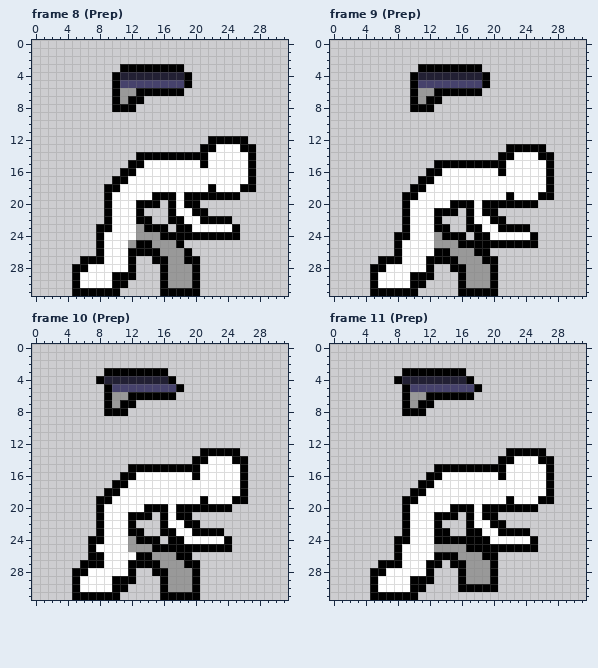
Pixel-art file -- shoot/Sprites/Wrestler/Wrestler.aseprite. Above is the file before it was changed.
32x32 pixels, 54 frames. Shown: frame 8 (Prep), frame 9 (Prep), frame 10 (Prep), frame 11 (Prep). The commit also changed other frames, which this record leaves out.
Now the later version:
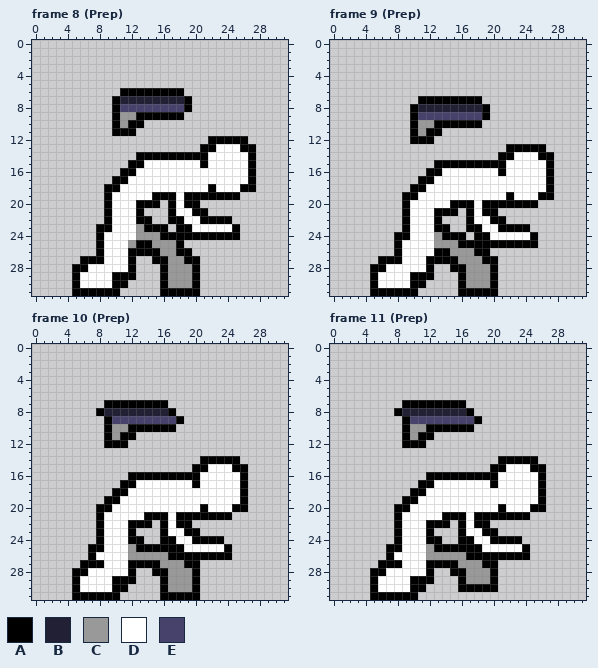
Palette (. is transparent): A #000000  B #222034  C #999999  D #ffffff  E #46426c
Edits made:
Changed rows in their new state; - is an unchanged pixel.
Frame 8 (Prep), layer "Layer":
first column x 10:
 3 -........-
 4 ..........
 5 ..........
 6 .AA-------
 7 -BBBBBBBBA
 8 -EEEEEEEEA
 9 ACCAAAAAA-
10 ACAA------
11 AAA-------
first column x 18:
26 A
Frame 9 (Prep), layer "Layer":
first column x 10:
 3 -........-
 4 ..........
 5 ..........
 6 .........-
 7 .A--AAAAA-
 8 -BBBBBBBBA
 9 AEEEEEEEEA
10 ACCAAAAAA-
11 ACAA------
12 AAA-------
Frame 10 (Prep), layer "Layer":
first column x 7:
 3 --........----------
 4 -..........---------
 5 --..........--------
 6 --.........---------
 7 ---A--AAAA----------
 8 -ABBBBBBBBA---------
 9 --AEEEEEEEEA--------
10 --ACCAAAAAA---------
11 --ACAA--------------
12 --AAA---------------
13 --------------.....-
14 -------------.-AAA-.
15 -----........-A---A-
16 ----.-AAAAAAA-------
17 ---.-A-------A------
18 --.-A---------------
19 -.-A----------D---D-
20 --A----DDD-DDD-DDDAA
21 -----DD-A----AAAAA--
22 ------AA---A-.------
23 ------.---D-A-...---
24 .----A-..A-D-AAAA.--
25 -A----AA----DDDDD---
26 -D---CCC--A--AAAAA--
Frame 11 (Prep), layer "Layer":
first column x 7:
 3 --........-----------
 4 -..........----------
 5 --..........---------
 6 --.........----------
 7 ---A--AAAA-----------
 8 -ABBBBBBBBA----------
 9 --AEEEEEEEEA---------
10 --ACCAAAAAA----------
11 --ACAA---------------
12 --AAA----------------
13 ---------------.....-
14 ----------------AAA..
15 ------.......-----AA.
16 -------AAAAAAAD----A.
17 -------------A-----A.
18 -------------------A.
19 ---------------D----.
20 -A------DDD-DD-DDD-A-
21 -AD---D--ADA--AAAA---
22 -AD--A-A-ADAA..------
23 -AD--A..-ADDAA....---
24 --D--A-..--DDAAAA..--
25 A----CAAAA--DDDDD-.--
26 AD---CCCC-AA--AAAA---
27 -------A-C--A--------
28 --------A------------
Pixel boxes of the changes (left, top, right, bottom) in both pictures:
changed: (112, 64, 192, 136)
changed: (176, 248, 184, 256)
changed: (410, 64, 490, 144)
changed: (88, 368, 248, 560)
changed: (386, 368, 554, 576)
